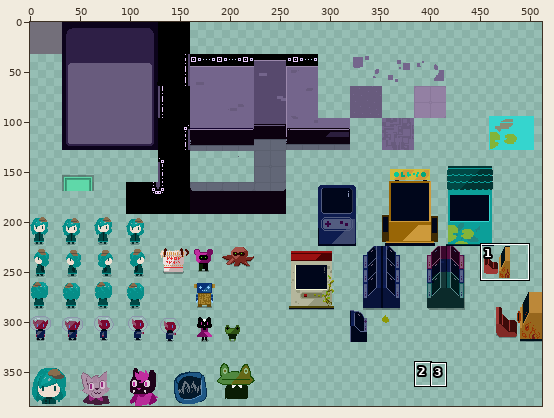
One commit to this sprite sheet: assets/images/test.png. The picture above shows the old version from afar; the outline marks the close-up.
Close-up. Earlier state:
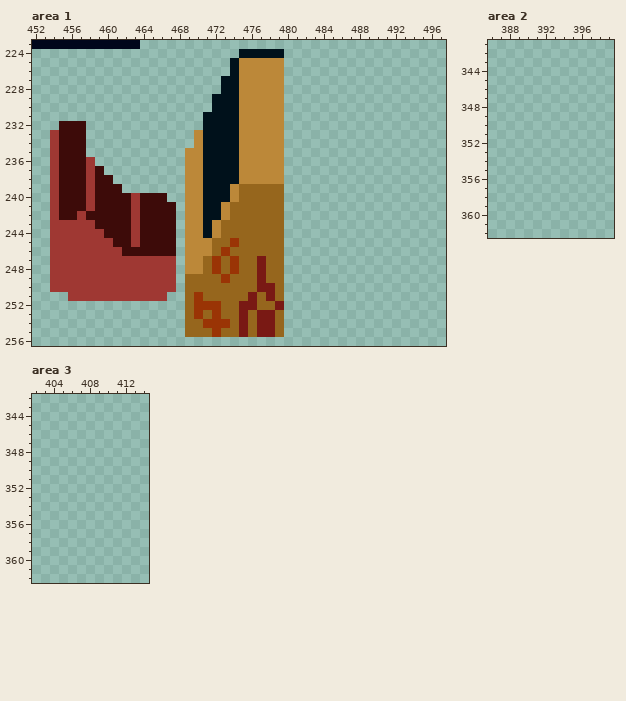
The file is 512x384 pixels. Colours within 5 levels of each other are drawn and written as one. Shown: area 1: x 452..497, y 223..256; area 2: x 386..399, y 341..362; area 3: x 402..414, y 342..362. The commit also changed other parts of the picture, which this record leaves out.
After:
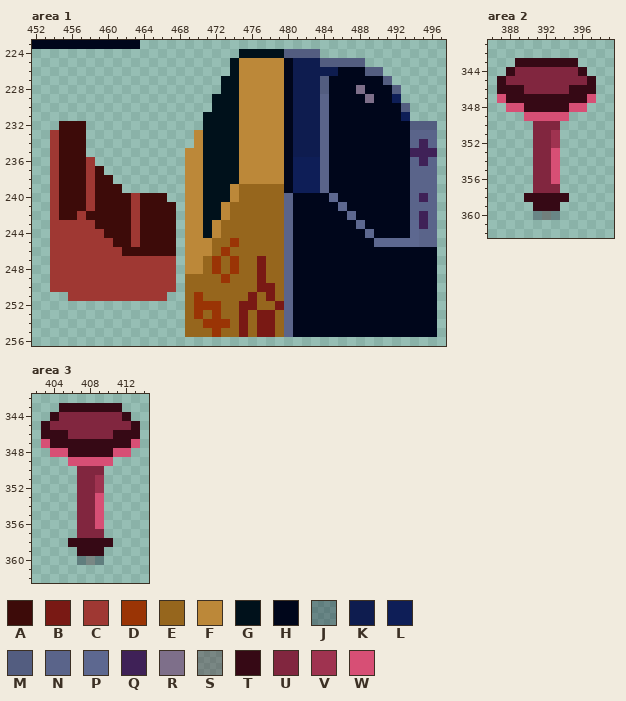
Palette (. is transparent): A #3d0b09  B #791914  C #9f3833  D #9a3405  E #96661d  F #bc8839  G #00111b  H #00061b  J #00061c4d  K #0e1c4f  L #0e1e57  M #535d80  N #5a648a  P #5d6890  Q #3f2157  R #7e6f8a  S #3609154d  T #360915  U #81263f  V #9f3350  W #d74f75
The edit:
Area 1:
y 224: x 480..483 .... -> MMMM
y 225: x 480..488 ......... -> HKKKMMMMM
y 226: x 480..490 ........... -> HKKKKKHHHMM
y 227: x 480..491 ............ -> HKKKMHHHHHHM
y 228: x 480..492 ............. -> HKKKMHHHRHHHM
y 229: x 480..492 ............. -> HKKKNHHHHRHHL
y 230: x 480..493 .............. -> HKKKNHHHHHHHHM
y 231: x 480..493 .............. -> HKKKNHHHHHHHHL
y 232: x 480..496 ................. -> HKKKNHHHHHHHHHMMM
y 233: x 480..496 ................. -> HKKKNHHHHHHHHHNNN
y 234: x 480..496 ................. -> HKKKNHHHHHHHHHNQN
y 235: x 480..496 ................. -> HKKKNHHHHHHHHHQQQ
y 236: x 480..496 ................. -> HLLLNHHHHHHHHHNQN
y 237..239: x 480..496 ................. -> HLLLNHHHHHHHHHNNN
y 240: x 480..496 ................. -> NHHHHPHHHHHHHHNQN
y 241: x 480..496 ................. -> NHHHHHPHHHHHHHNNN
y 242: x 480..496 ................. -> NHHHHHHPHHHHHHNQN
y 243: x 480..496 ................. -> NHHHHHHHPHHHHHPQN
y 244: x 480..496 ................. -> NHHHHHHHHPHHHHPNN
y 245: x 480..496 ................. -> NHHHHHHHHHPPPPPNN
y 246..255: x 480..496 ................. -> NHHHHHHHHHHHHHHHH
Area 2:
y 343: x 389..395 ....... -> TTTTTTT
y 344: x 388..396 ......... -> TUUUUUUUT
y 345: x 387..397 ........... -> TUUUUUUUUUT
y 346: x 387..397 ........... -> TTTUUUUUTTT
y 347: x 387..397 ........... -> WTTTTTTTTTW
y 348: x 388..396 ......... -> WWTTTTTWW
y 349: x 390..394 ..... -> WWWWW
y 350: x 391..393 ... -> UUU
y 351..352: x 391..393 ... -> UUV
y 353..356: x 391..393 ... -> UUW
y 357: x 391..393 ... -> UUU
y 358: x 390..394 ..... -> TTTTT
y 359: x 391..393 ... -> TTT
y 360: x 391..393 ... -> JSJ
Area 3:
y 343: x 405..411 ....... -> TTTTTTT
y 344: x 404..412 ......... -> TUUUUUUUT
y 345: x 403..413 ........... -> TUUUUUUUUUT
y 346: x 403..413 ........... -> TTTUUUUUTTT
y 347: x 403..413 ........... -> WTTTTTTTTTW
y 348: x 404..412 ......... -> WWTTTTTWW
y 349: x 406..410 ..... -> WWWWW
y 350: x 407..409 ... -> UUU
y 351..352: x 407..409 ... -> UUV
y 353..356: x 407..409 ... -> UUW
y 357: x 407..409 ... -> UUU
y 358: x 406..410 ..... -> TTTTT
y 359: x 407..409 ... -> TTT
y 360: x 407..409 ... -> JSJ
Pixel boxes of the changes (left, top, right, bottom) in both close-ups:
added: (284, 49, 437, 337)
added: (497, 58, 596, 220)
added: (41, 403, 140, 565)
